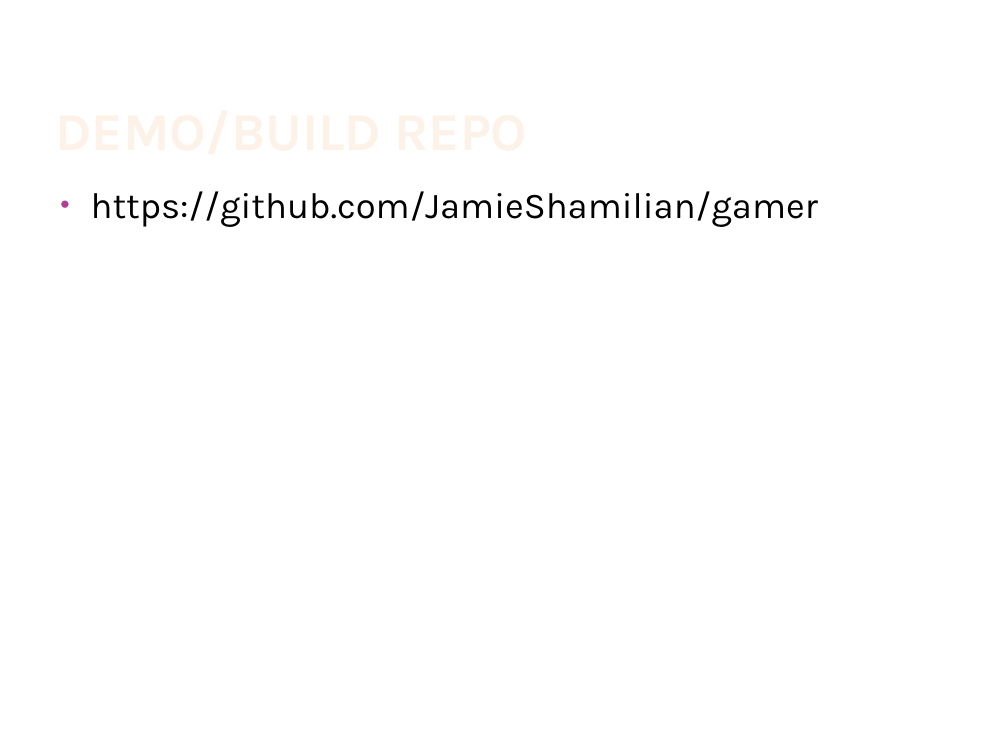
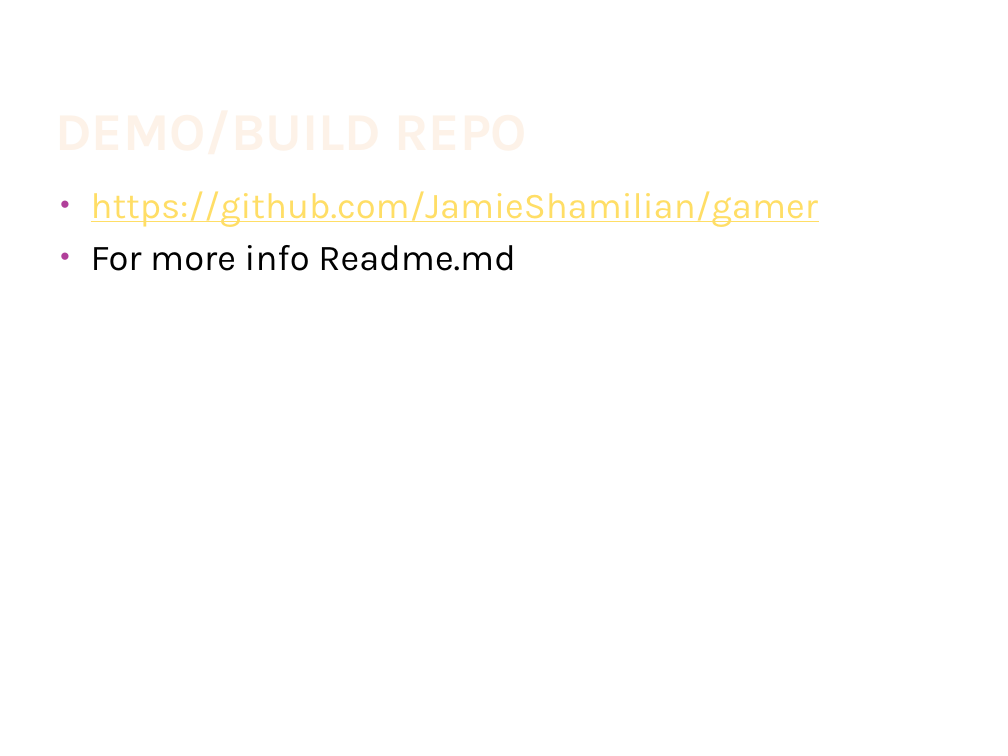
Before and after one commit to JamieShamilian/gamer, a slide deck: slide 20 of doc/GamerSelect.pptx. Drawn at 1008x756 pixels with LibreOffice and Linux fonts; fonts in the diff are those of the drawing; background and template pictures are left out. Boxes give left, top, right and bottom in pixels: in the first picture for what was removed or moved away, otherwise in the second. Text is boxed around its words. In the diff, an @@ line names an element or a change of style, - is before the commit and + after.

Commit message:
Add files via upload
fix typos info
update accessibility
update error info

```diff
--- a/doc/GamerSelect.pptx
+++ b/doc/GamerSelect.pptx
@@ text at bbox=[91, 191, 818, 227]: text colour #000000 to #FFDE66, underline on in "https://github.com/JamieShamilian/gamer" @@
@@ text at bbox=[91, 245, 515, 271]: paragraph added @@
+• For more info Readme.md
```
Also in this commit, not shown: 5 other slides changed, 1 other file.
